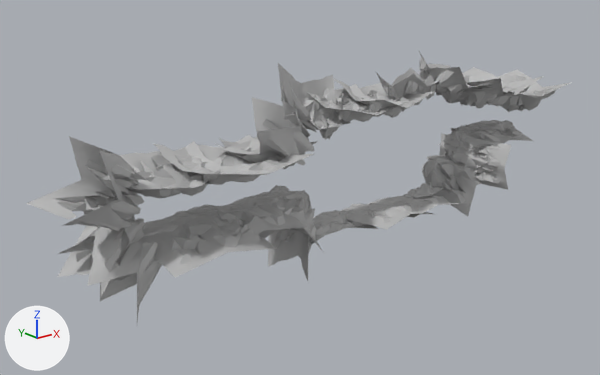
An edit to the FBX model Assets/God Hunt/Env/Background/Walls/Models/Walls_Room10.fbx, drawn before and after from the same camera.
The view is the same before and after, from a 50 mm camera at (-149.7, -69.3, -31.4) aimed at (-92.4, 2.3, -60.1). Lighting does not change. The marker at lower left points along +X, +Y and +Z. Where no turn or scale is listed for an object, it has been applied to the vertices.

Objects in the first picture: 'Walls_Room10'.
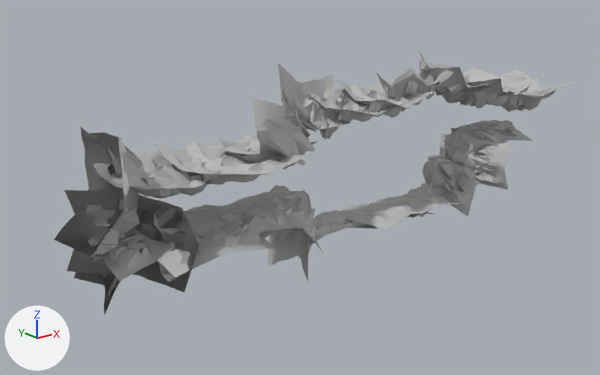
Where the newer file only moved an object's origin or applied its transform, the numbers keep the older frame.

Pixel boxes (x1, y1, x2, y2) of what changed, in the pictures (600 x 375 px; the box of a moved part takes in the faces that stretch with it):
'Walls_Room10', reshaped
    before: (27, 51, 572, 322)
    after: (54, 51, 572, 314)
part 1 of me_mesh, added
    after: (64, 190, 199, 292)
part 2 of me_mesh, added
    after: (74, 224, 130, 314)
part 3 of me_mesh, cut back
    before: (27, 136, 163, 322)
    after: (54, 127, 150, 260)
part 4 of me_mesh, moved or reshaped
    before: (402, 188, 452, 198)
    after: (402, 188, 453, 217)

What the commit changed:
me_mesh is used by ob_walls_room10; location (-88.1, -0.63, -57.74).
me_mesh had 7172 vertices, 6602 faces and spanned x -35.6..36.1, y -7.0..7.0, z -12.4..12.4.
me_mesh now has 7200 vertices, 6660 faces and spans x -33.1..36.1, y -7.0..7.5, z -12.4..12.4.
me_mesh part 1: a new loose piece of 240 vertices spanning x -31.9..-22.8, y -6.2..5.7, z -6.2..2.1, in mat_m_walls_room10 (grey #bcbcbc).
me_mesh part 2: a new loose piece of 240 vertices spanning x -30.8..-25.1, y -1.0..7.5, z -9.3..-1.5, in mat_m_walls_room10 (grey #bcbcbc).
me_mesh part 3: 1 vertex moved from x -28.4, y 2.7, z -3.2 to x -28.6, y 2.2, z -3.2; 690 vertices removed from x -35.6..-24.7, y -3.4..5.6, z -9.9..7.9; 238 vertices added at x -33.1..-25.3, y -2.1..5.5, z -3.9..8.4.
me_mesh part 4: 40 vertices moved from x 10.5..18.9, y -3.1..4.6, z -10.6..-5.0 to x 10.5..18.9, y -3.1..4.6, z -11.2..-5.5.
